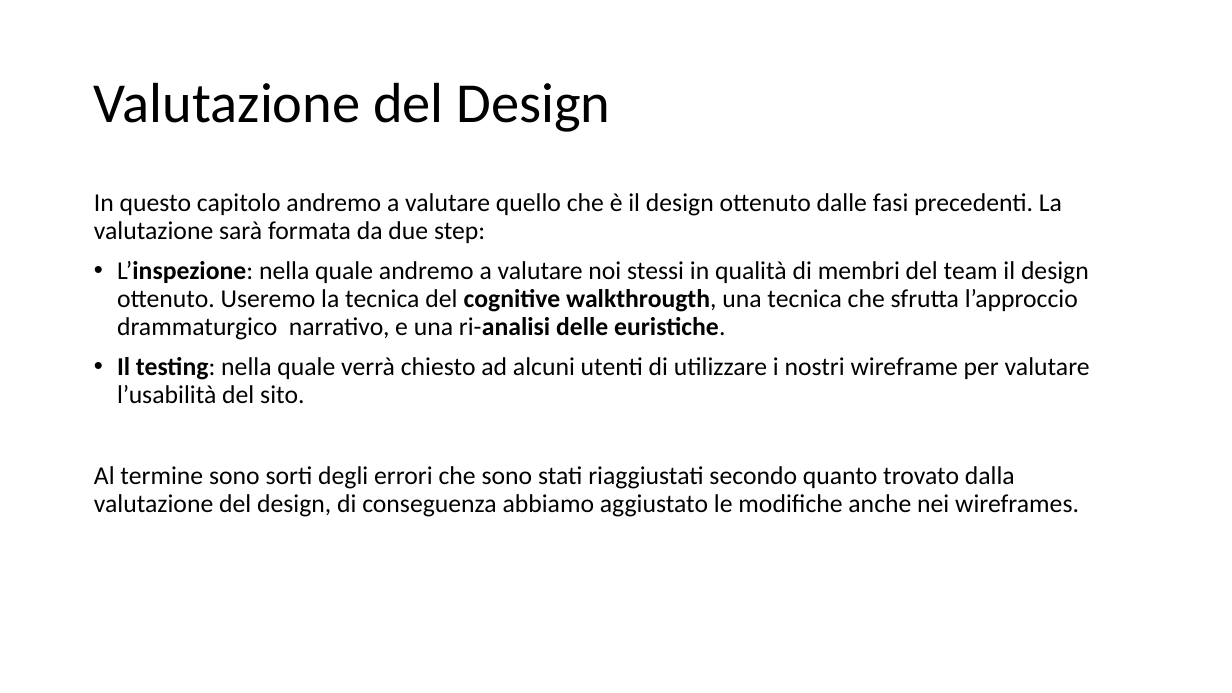
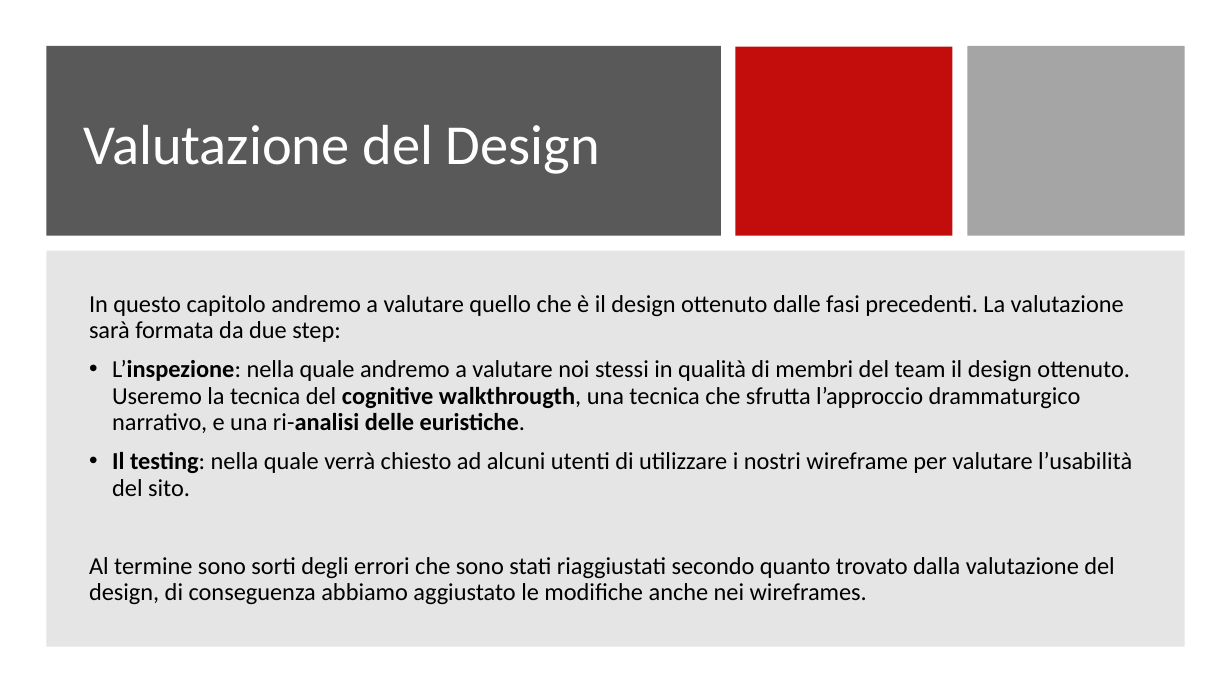
Before and after one commit to MarcoTomasone/Gioco.it-Redesign, a slide deck: slide 13 of Consegna/ProjectHighlights.pptx (slide 10 before the commit). Drawn at 1232x693 pixels with LibreOffice and Linux fonts; fonts in the diff are those of the drawing. Boxes give left, top, right and bottom in pixels: in the first picture for what was removed or moved away, otherwise in the second. Text is boxed around its words. In the diff, an @@ line names an element or a change of style, - is before the commit and + after.

```diff
--- a/Consegna/ProjectHighlights.pptx
+++ b/Consegna/ProjectHighlights.pptx
@@ rectangle added at [46,46,721,236], fill #595959 @@
@@ rectangle added at [736,46,953,236], fill #C00000 at 95% opacity @@
@@ rectangle added at [968,46,1185,236], fill #A5A5A5 @@
@@ title "Valutazione del Design": place and size @@
-title "Valutazione del Design" at [94,82,611,132]
+title "Valutazione del Design" at [83,125,600,174]
@@ title "Valutazione del Design" at [83,125,600,174]: text colour #000000 to #FFFFFF @@
@@ rectangle added at [46,250,1185,646], fill #808080 at 20% opacity @@
@@ text "In questo capitolo andremo a ...": place and size @@
-text "In questo capitolo andremo a ..." at [94,193,1090,517]
+text "In questo capitolo andremo a ..." at [89,295,1132,604]
@@ text "In questo capitolo andremo a ..." at [89,295,1132,604]: size 20 to 19 pt; vertical alignment top to middle @@
```
Also in this commit, not shown: 7 other slides changed, 3 slides added.
